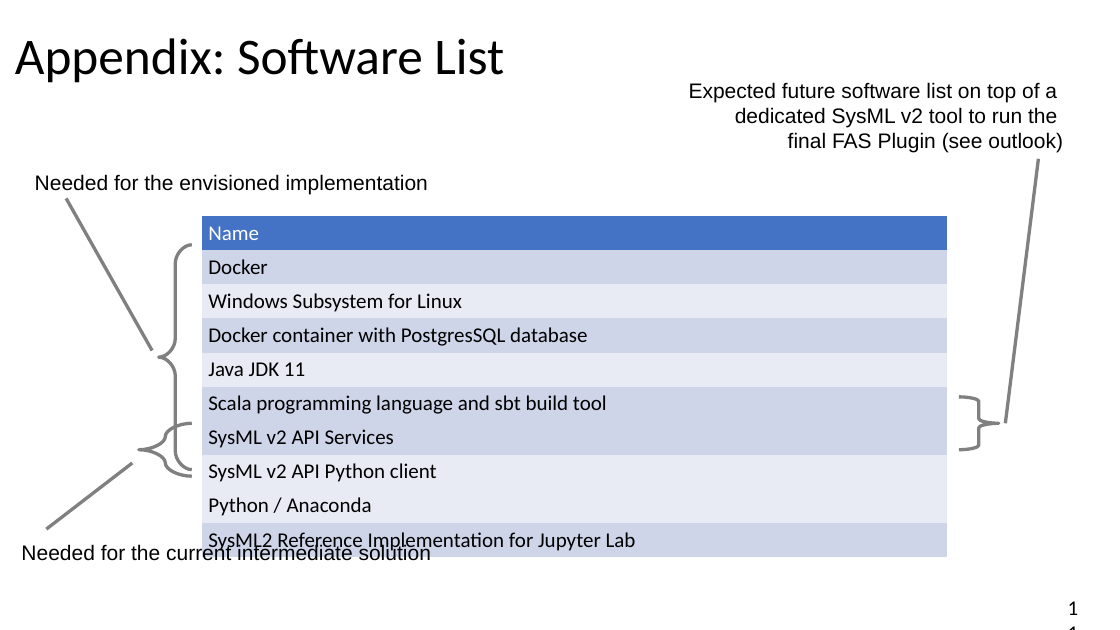
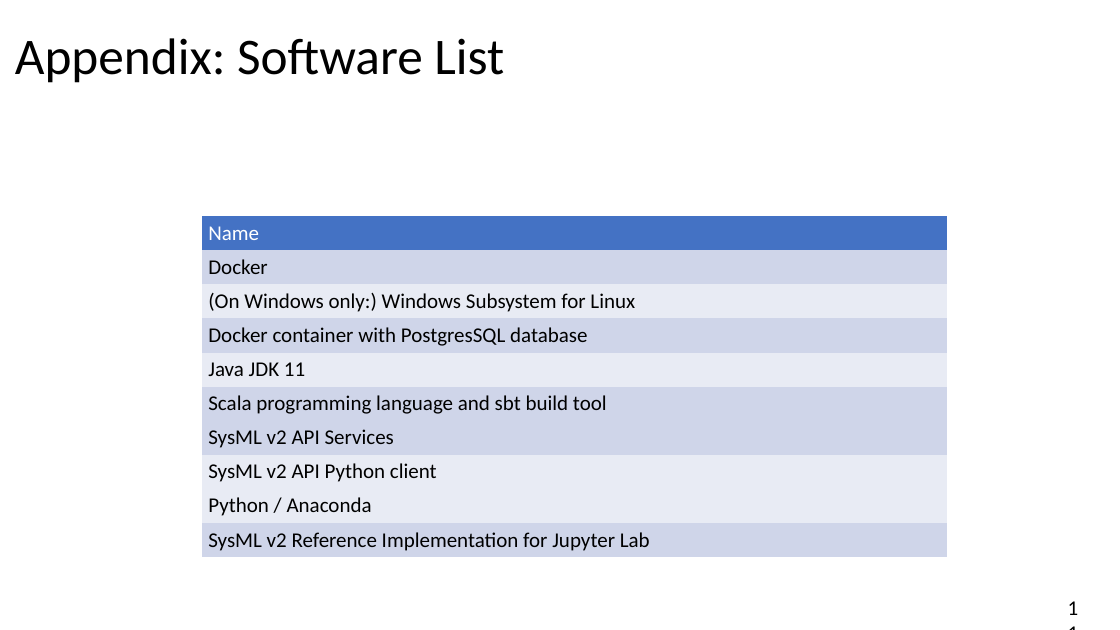
Before and after one commit to GfSE/fas4sysmlv2, a slide deck: slide 11 of doc/tech-docs/sysmlv2-pilot/fas4sysmlv2.odp. Drawn at 1120x630 pixels with LibreOffice and Linux fonts; fonts in the diff are those of the drawing. Boxes give left, top, right and bottom in pixels: in the first picture for what was removed or moved away, otherwise in the second. Text is boxed around its words. In the diff, an @@ line names an element or a change of style, - is before the commit and + after.

```diff
--- a/doc/tech-docs/sysmlv2-pilot/fas4sysmlv2.odp
+++ b/doc/tech-docs/sysmlv2-pilot/fas4sysmlv2.odp
@@ text removed at <box>689,82,1063,153</box> @@
-Expected future software list on top of a
-dedicated SysML v2 tool to run the
-final FAS Plugin (see outlook)
@@ text removed at <box>35,174,428,194</box> @@
-Needed for the envisioned implementation
@@ line removed from (1038, 159) to (1006, 423) @@
@@ line removed from (66, 198) to (152, 350) @@
@@ table at <box>202,216,947,555</box> @@
-row 3, column 1: Windows Subsystem for Linux
+row 3, column 1: (On Windows only:) Windows Subsystem for Linux
-row 10, column 1: SysML2 Reference Implementation for Jupyter Lab
+row 10, column 1: SysML v2 Reference Implementation for Jupyter Lab
@@ freeform shape removed at <box>159,245,192,470</box> @@
@@ freeform shape removed at <box>960,397,999,450</box> @@
@@ freeform shape removed at <box>139,423,192,476</box> @@
@@ line removed from (46, 529) to (132, 463) @@
@@ text removed at <box>21,544,431,565</box> @@
-Needed for the current intermediate solution
```
Also in this commit, not shown: 5 other slides changed, 1 other file.
